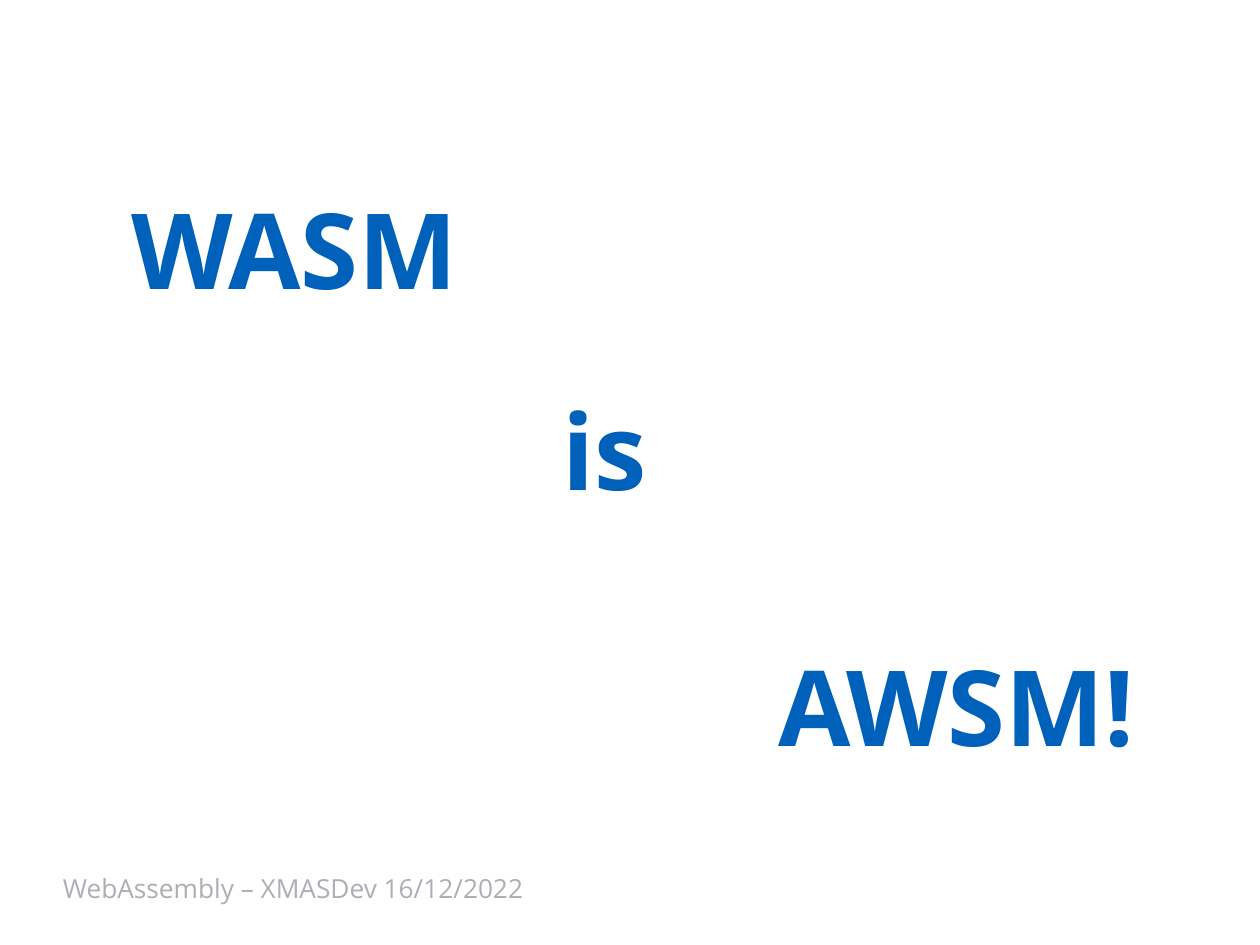
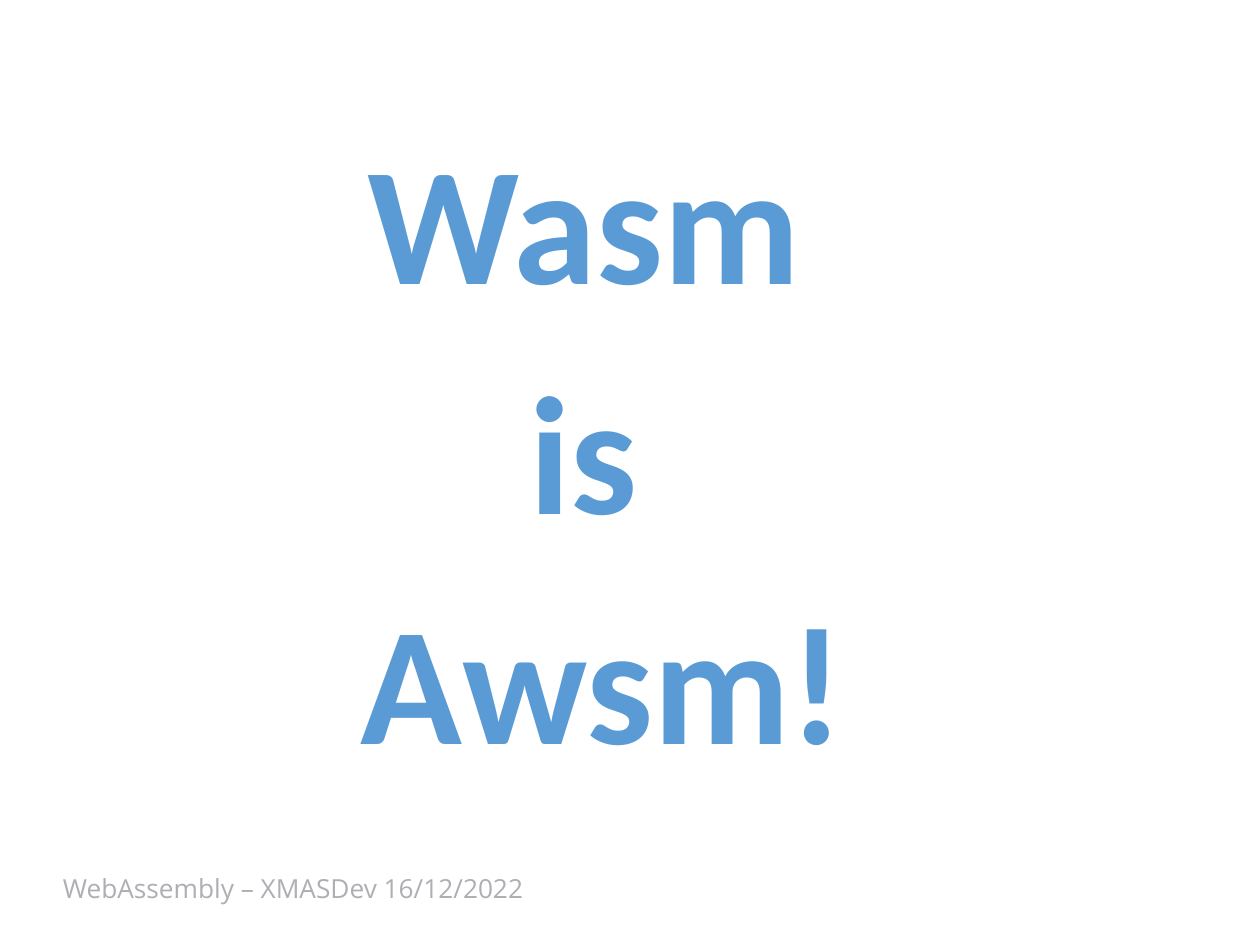
Before and after one commit to Ace68/slide, a slide deck: slide 18 of 2022/XMasDev/WebAssembly.pptx (slide 12 before the commit). Drawn at 1260x945 pixels with LibreOffice and Linux fonts; fonts in the diff are those of the drawing; background and template pictures are left out. Boxes give left, top, right and bottom in pixels: in the first picture for what was removed or moved away, otherwise in the second. Text is boxed around its words. In the diff, an @@ line names an element or a change of style, - is before the commit and + after.

```diff
--- a/2022/XMasDev/WebAssembly.pptx
+++ b/2022/XMasDev/WebAssembly.pptx
@@ text "Wasm": place and size @@
-text "Wasm" at <box>562,410,646,491</box>
+text "Wasm" at <box>360,175,844,745</box>
@@ text at <box>367,175,799,285</box>: paragraph added @@
+Wasm
@@ title removed at <box>131,213,457,290</box> @@
-WASM
@@ text at <box>529,396,637,515</box>: size 60 to 96 pt, font Open Sans to Calibri, text colour #0061BB to #5B9BD5, letter outline none to #FFFFFF 0.75 pt in "is"; line spacing 1.2 to 1.07; more space between paragraphs @@
@@ text at <box>360,629,844,745</box>: paragraph added @@
+Awsm!
@@ text removed at <box>778,670,1134,748</box> @@
-AWSM!
```
Also in this commit, not shown: 5 other slides changed, 9 slides added, 3 slides removed, 1 other file.
